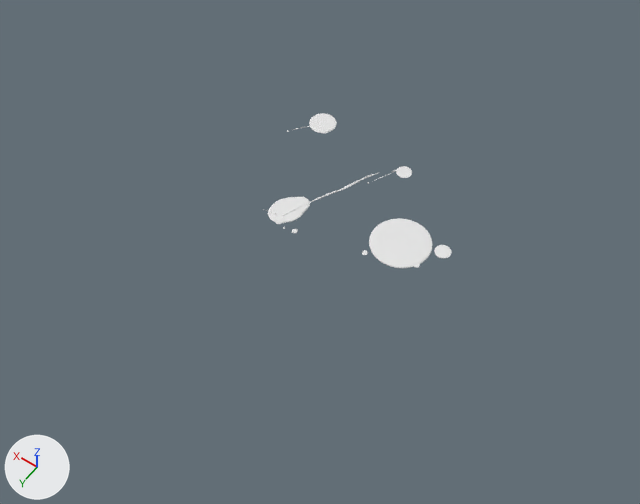
The Blender file version_2/graphics/circle_drop.blend: old version first, new version second.
Both versions are drawn from a 50 mm lens placed at (-12.2, 17.6, 24.6), pointed at (-0.5, 1.3, -1.0). Every picture has the same lights, and +X, +Y and +Z are marked at lower left.
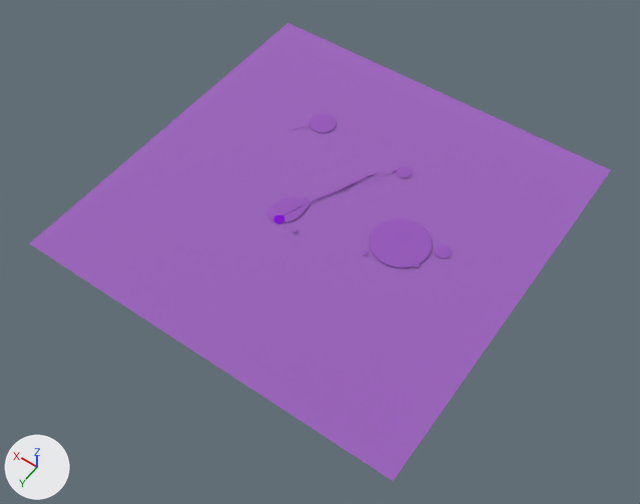
Boxes [x1, y1, x2, y2] around the edits, measured in the pictures (640 x 504 px):
```json
{"object": "Plane", "change": "added", "after": [29, 23, 611, 481]}
{"object": "Cylinder", "change": "recoloured", "before": [369, 218, 433, 268], "after": [369, 218, 433, 268], "on screen": "white to purple"}
{"object": "Cylinder.005", "change": "recoloured", "before": [268, 197, 310, 223], "after": [268, 197, 310, 223], "on screen": "white to purple"}
{"object": "Cylinder.003", "change": "recoloured", "before": [309, 113, 337, 133], "after": [309, 113, 337, 133], "on screen": "white to purple"}
```

Scene script edits in JSON lines:
```json
{"op": "add", "block": "mat_liquid_001", "code": ["mat_liquid_001 = bpy.data.materials.new('liquid.001')", "# nodes: BsdfDiffuse, BsdfGlass, MixShader, OutputMaterial", "# colours: pink #ffb9b1, purple #8700ff, white #ffe2ff"]}
{"block": "me_cylinder_006", "where": "me_cylinder_006.from_pydata(...)  # 256 vertices, 226 faces; spans x -1.17..1.17, y -1.42..1.12, z -0.06..0.08"}
{"op": "add", "block": "me_cylinder_006", "code": "me_cylinder_006.materials.append(mat_liquid_001)"}
{"block": "me_cylinder_004", "where": "me_cylinder_004.from_pydata(...)  # 256 vertices, 226 faces; spans x -1.12..1.12, y -1.12..1.12, z -0.06..0.08"}
{"op": "add", "block": "me_cylinder_004", "code": "me_cylinder_004.materials.append(mat_liquid_001)"}
{"block": "me_cylinder_001", "where": "me_cylinder_001.from_pydata(...)  # 256 vertices, 226 faces; spans x -1.12..1.12, y -1.12..1.12, z -0.06..0.08"}
{"op": "add", "block": "me_cylinder_001", "code": "me_cylinder_001.materials.append(mat_liquid_001)"}
{"op": "add", "block": "me_plane", "code": ["me_plane = bpy.data.meshes.new('Plane')", "me_plane.from_pydata([(-1.0, -1.0, 0.0), (1.0, -1.0, 0.0), (-1.0, 1.0, 0.0), (1.0, 1.0, 0.0)], [], [(0, 1, 3, 2)])", "me_plane.materials.append(mat_liquid_001)"]}
{"op": "add", "block": "ob_plane", "code": ["ob_plane = bpy.data.objects.new('Plane', me_plane)", "ob_plane.location = (0.0, 0.0, 0.0)", "ob_plane.scale = (7.65, 7.65, 7.65)"]}
```
